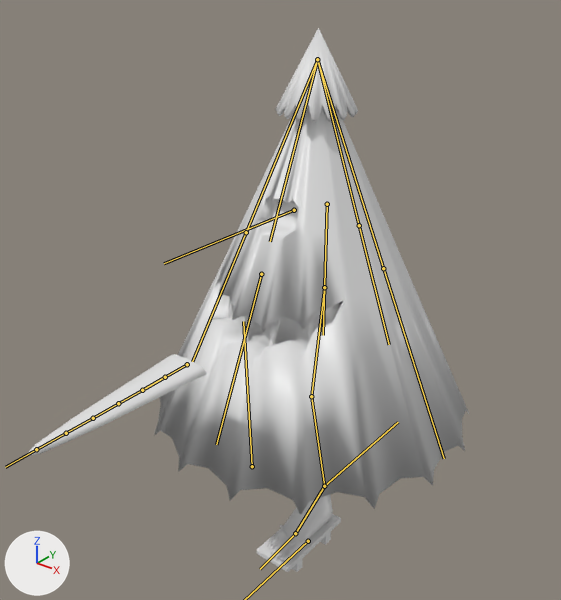
A saved change to the FBX model Assets/WIP/Kasa Obake/Model_KasaObake.fbx.
Rendered twice from a 50 mm lens placed at (0.704, -0.968, 1.116), pointed at (-0.006, -0.081, 0.566). Every picture has the same lights, and +X, +Y and +Z are marked at lower left. The bones that bend it are drawn over the model as lines.

Objects in the first picture: 'Mesh_Kasa'.
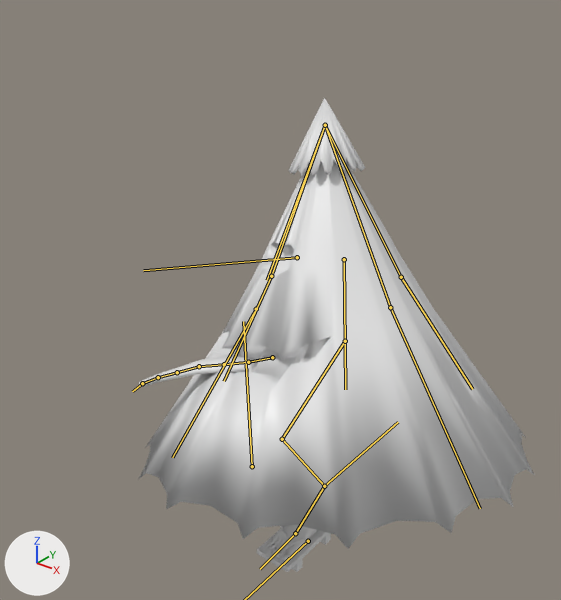
Commit message: Correção Kasa

The newer file adds an action. The first version stands in its rest pose; the second is drawn at frame 12 of the action 'Armature_Kasa|Kasa|Damage'.

Scene script edits in JSON lines:
```json
{"block": "bone_hip", "where": "bone_hip = bpy.data.objects['Armature_Kasa'].pose.bones['Hip']  # child of 'ROOT'"}
{"op": "set", "path": "bone_hip.location", "old": "(0.0, 0.0, 0.0)", "new": "(0.063, 0.119, 0.003)"}
{"op": "set", "path": "bone_hip.rotation_quaternion", "old": "(1.0, 0.0, 0.0, 0.0)", "new": "(0.98, -0.09, 0.165, 0.057)", "note": "degrees (0, 0, 0) -> degrees (-10, 20, 5)"}
{"block": "bone_tonguebase", "where": "bone_tonguebase = bpy.data.objects['Armature_Kasa'].pose.bones['TongueBase']  # child of 'Hip'"}
{"op": "set", "path": "bone_tonguebase.location", "old": "(0.0, 0.0, 0.0)", "new": "(0.0, -0.18, 0.0)"}
{"op": "set", "path": "bone_tonguebase.rotation_quaternion", "old": "(1.0, 0.0, 0.0, 0.0)", "new": "(0.996, 0.019, -0.01, 0.09)", "note": "degrees (0, 0, 0) -> degrees (2, -1, 10)"}
{"block": "bone_tongue1", "where": "bone_tongue1 = bpy.data.objects['Armature_Kasa'].pose.bones['Tongue1']  # child of 'TongueBase'"}
{"op": "set", "path": "bone_tongue1.rotation_quaternion", "old": "(1.0, 0.0, 0.0, 0.0)", "new": "(0.995, -0.018, -0.007, 0.097)", "note": "degrees (0, 0, 0) -> degrees (-2, -1, 11)"}
{"block": "bone_tongue2", "where": "bone_tongue2 = bpy.data.objects['Armature_Kasa'].pose.bones['Tongue2']  # child of 'Tongue1'"}
{"op": "set", "path": "bone_tongue2.rotation_quaternion", "old": "(1.0, 0.0, 0.0, 0.0)", "new": "(0.995, 0.036, -0.003, 0.097)", "note": "degrees (0, 0, 0) -> degrees (4, -1, 11)"}
{"block": "bone_tongue3", "where": "bone_tongue3 = bpy.data.objects['Armature_Kasa'].pose.bones['Tongue3']  # child of 'Tongue2'"}
{"op": "set", "path": "bone_tongue3.rotation_quaternion", "old": "(1.0, 0.0, 0.0, 0.0)", "new": "(0.987, 0.125, 0.014, 0.096)", "note": "degrees (0, 0, 0) -> degrees (14, 0, 11)"}
{"block": "bone_tongue4", "where": "bone_tongue4 = bpy.data.objects['Armature_Kasa'].pose.bones['Tongue4']  # child of 'Tongue3'"}
{"op": "set", "path": "bone_tongue4.rotation_quaternion", "old": "(1.0, 0.0, 0.0, 0.0)", "new": "(0.995, 0.027, 0.03, 0.093)", "note": "degrees (0, 0, 0) -> degrees (3, 3, 11)"}
{"block": "bone_tongue5", "where": "bone_tongue5 = bpy.data.objects['Armature_Kasa'].pose.bones['Tongue5']  # child of 'Tongue4'"}
{"op": "set", "path": "bone_tongue5.rotation_quaternion", "old": "(1.0, 0.0, 0.0, 0.0)", "new": "(0.994, 0.043, 0.038, 0.09)", "note": "degrees (0, 0, 0) -> degrees (5, 4, 10)"}
{"block": "bone_tongue6", "where": "bone_tongue6 = bpy.data.objects['Armature_Kasa'].pose.bones['Tongue6']  # child of 'Tongue5'"}
{"op": "set", "path": "bone_tongue6.rotation_quaternion", "old": "(1.0, 0.0, 0.0, 0.0)", "new": "(0.991, 0.088, 0.05, 0.083)", "note": "degrees (0, 0, 0) -> degrees (11, 5, 10)"}
{"block": "bone_bone", "where": "bone_bone = bpy.data.objects['Armature_Kasa'].pose.bones['Bone']  # child of 'Hip'"}
{"op": "set", "path": "bone_bone.rotation_quaternion", "old": "(1.0, 0.0, 0.0, 0.0)", "new": "(1.0, 0.0, 0.0, 0.024)", "note": "degrees (0, 0, 0) -> degrees (0, 0, 3)"}
{"block": "bone_bone_001", "where": "bone_bone_001 = bpy.data.objects['Armature_Kasa'].pose.bones['Bone.001']  # child of 'Bone'"}
{"op": "set", "path": "bone_bone_001.rotation_quaternion", "old": "(1.0, 0.0, 0.0, 0.0)", "new": "(0.996, 0.0, 0.0, 0.089)", "note": "degrees (0, 0, 0) -> degrees (0, 0, 10)"}
{"block": "bone_bone_002", "where": "bone_bone_002 = bpy.data.objects['Armature_Kasa'].pose.bones['Bone.002']  # child of 'Hip'"}
{"op": "set", "path": "bone_bone_002.rotation_quaternion", "old": "(1.0, 0.0, 0.0, 0.0)", "new": "(0.998, -0.057, 0.0, 0.005)", "note": "degrees (0, 0, 0) -> degrees (-7, 0, 1)"}
{"block": "bone_bone_003", "where": "bone_bone_003 = bpy.data.objects['Armature_Kasa'].pose.bones['Bone.003']  # child of 'Bone.002'"}
{"op": "set", "path": "bone_bone_003.rotation_quaternion", "old": "(1.0, 0.0, 0.0, 0.0)", "new": "(0.998, -0.055, 0.0, 0.005)", "note": "degrees (0, 0, 0) -> degrees (-6, 0, 1)"}
{"block": "bone_bone_004", "where": "bone_bone_004 = bpy.data.objects['Armature_Kasa'].pose.bones['Bone.004']  # child of 'Hip'"}
{"op": "set", "path": "bone_bone_004.rotation_quaternion", "old": "(1.0, 0.0, 0.0, 0.0)", "new": "(0.999, -0.01, 0.0, -0.051)", "note": "degrees (0, 0, 0) -> degrees (-1, 0, -6)"}
{"block": "bone_bone_005", "where": "bone_bone_005 = bpy.data.objects['Armature_Kasa'].pose.bones['Bone.005']  # child of 'Bone.004'"}
{"op": "set", "path": "bone_bone_005.rotation_quaternion", "old": "(1.0, 0.0, 0.0, 0.0)", "new": "(0.999, -0.01, 0.0, -0.053)", "note": "degrees (0, 0, 0) -> degrees (-1, 0, -6)"}
{"block": "bone_bone_006", "where": "bone_bone_006 = bpy.data.objects['Armature_Kasa'].pose.bones['Bone.006']  # child of 'Hip'"}
{"op": "set", "path": "bone_bone_006.rotation_quaternion", "old": "(1.0, 0.0, 0.0, 0.0)", "new": "(0.998, 0.054, -0.003, -0.015)", "note": "degrees (0, 0, 0) -> degrees (6, 0, -2)"}
{"block": "bone_bone_007", "where": "bone_bone_007 = bpy.data.objects['Armature_Kasa'].pose.bones['Bone.007']  # child of 'Bone.006'"}
{"op": "set", "path": "bone_bone_007.rotation_quaternion", "old": "(1.0, 0.0, 0.0, 0.0)", "new": "(0.999, 0.05, -0.002, -0.013)", "note": "degrees (0, 0, 0) -> degrees (6, 0, -2)"}
{"block": "bone_upperleg", "where": "bone_upperleg = bpy.data.objects['Armature_Kasa'].pose.bones['UpperLeg']  # child of 'Hip'"}
{"op": "set", "path": "bone_upperleg.rotation_quaternion", "old": "(1.0, 0.0, 0.0, 0.0)", "new": "(0.933, 0.034, -0.184, 0.309)", "note": "degrees (0, 0, 0) -> degrees (-3, -21, 37)"}
{"block": "bone_leg", "where": "bone_leg = bpy.data.objects['Armature_Kasa'].pose.bones['Leg']  # child of 'UpperLeg'"}
{"op": "set", "path": "bone_leg.rotation_quaternion", "old": "(1.0, 0.0, 0.0, 0.0)", "new": "(0.838, 0.0, 0.0, -0.546)", "note": "degrees (0, 0, 0) -> degrees (0, 0, -66)"}
{"block": "bone_feet", "where": "bone_feet = bpy.data.objects['Armature_Kasa'].pose.bones['Feet']  # child of 'Leg'"}
{"op": "set", "path": "bone_feet.rotation_quaternion", "old": "(1.0, 0.0, 0.0, 0.0)", "new": "(0.978, -0.205, 0.005, -0.038)", "note": "degrees (0, 0, 0) -> degrees (-24, 0, -4)"}
```

Changed parts and their boxes [x1, y1, x2, y2] in the pictures (561 x 600 px):
```json
{"object": "Mesh_Kasa", "change": "posed", "before": [24, 28, 470, 572], "after": [138, 98, 535, 572], "on screen": "11% narrower, 13% shorter"}
{"bone": "Hip", "before": "(327, 204) to (323, 335)", "after": "(344, 259) to (345, 389)"}
{"bone": "TongueBase", "before": "(187, 364) to (165, 377)", "after": "(272, 357) to (248, 362)"}
{"bone": "Tongue1", "before": "(165, 377) to (142, 390)", "after": "(248, 362) to (224, 364)"}
{"bone": "Tongue2", "before": "(142, 390) to (118, 403)", "after": "(224, 364) to (199, 366)"}
{"bone": "Tongue3", "before": "(118, 403) to (93, 418)", "after": "(199, 366) to (177, 372)"}
{"bone": "Tongue4", "before": "(93, 418) to (66, 433)", "after": "(177, 372) to (158, 377)"}
{"bone": "Tongue5", "before": "(66, 433) to (36, 449)", "after": "(158, 377) to (142, 383)"}
{"bone": "Tongue6", "before": "(36, 449) to (5, 467)", "after": "(142, 383) to (132, 391)"}
{"bone": "Bone", "before": "(317, 59) to (270, 241)", "after": "(325, 125) to (267, 280)"}
{"bone": "Bone.001", "before": "(261, 274) to (216, 444)", "after": "(256, 309) to (172, 457)"}
{"bone": "Bone.002", "before": "(317, 59) to (383, 268)", "after": "(325, 125) to (390, 307)"}
{"bone": "Bone.003", "before": "(383, 268) to (444, 458)", "after": "(390, 307) to (480, 508)"}
{"bone": "Bone.004", "before": "(317, 59) to (359, 225)", "after": "(325, 125) to (401, 277)"}
{"bone": "Bone.005", "before": "(359, 225) to (389, 344)", "after": "(401, 277) to (472, 389)"}
{"bone": "Bone.006", "before": "(317, 59) to (246, 232)", "after": "(325, 125) to (271, 276)"}
{"bone": "Bone.007", "before": "(246, 232) to (192, 361)", "after": "(271, 276) to (224, 381)"}
{"bone": "UpperLeg", "before": "(324, 287) to (311, 396)", "after": "(345, 341) to (282, 439)"}
{"bone": "Leg", "before": "(311, 396) to (324, 486)", "after": "(282, 439) to (324, 486)"}
```
